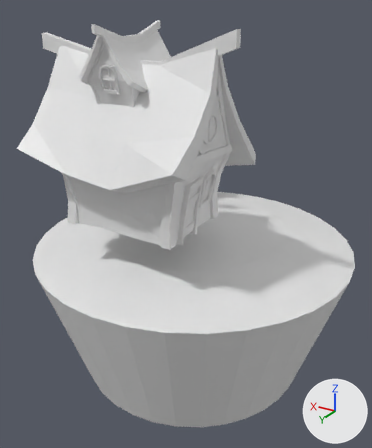
The Blender file low-poly-landscape.blend as it was, and as the next commit left it.
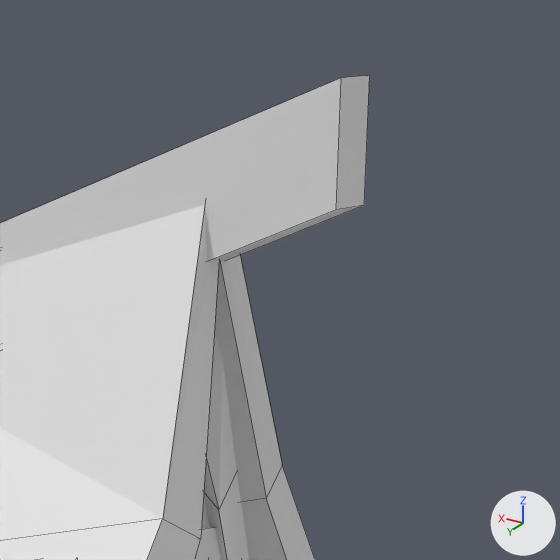
The first picture shows the older version from a 50 mm lens placed at (-4.45, 7.68, 5.68), pointed at (0.06, 0.18, 1.93). The close-ups show both versions on the part from 50% to 72% of the width and 4% to 22% of the height of that picture; other places that the commit changed are outside them. Every picture has the same lights, and +X, +Y and +Z are marked at lower right. The close-ups show mesh edges as thin lines.

In view in the first close-up: 'beam 3', 'house main beam', 'roof'.
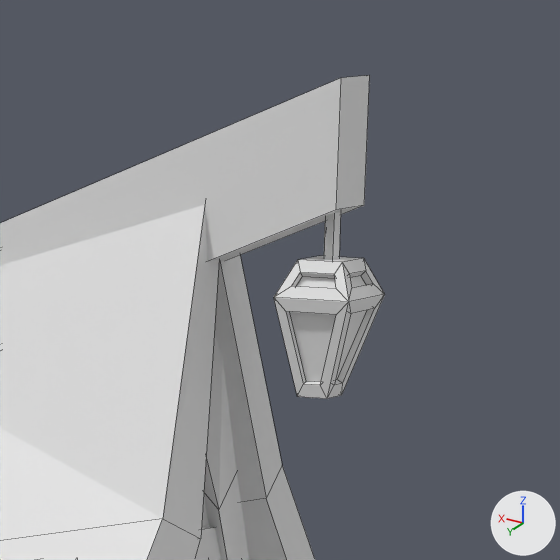
Pixel boxes [x1, y1, x2, y2] of what changed, in the close-ups (560 x 560 px):
'Cube.014', added
    after: [274, 256, 385, 399]
'Cylinder.004', added
    after: [324, 212, 341, 260]

The change in detail:
Mesh me_cylinder_004 is new.
It is a 5-sided cylinder along z spanning x -0.95..0.95, y -0.81..1.0, z -1.0..1.0.
Mesh me_cube_039 is new.
It has 76 vertices, 74 faces and spans x -1.0..1.0, y -1.0..1.0, z -1.34..1.0.
Object 'Cylinder.004' (ob_cylinder_004) is new; it shows me_cylinder_004.
Its location is (-1.439, 1.446, 5.127).
Its scale is (-0.0155, -0.0155, -0.0957).
Object 'Cube.014' (ob_cube_014) is new; it shows me_cube_039.
Its location is (-1.439, 1.449, 4.951).
Its scale is (0.0783, 0.0783, 0.106).
